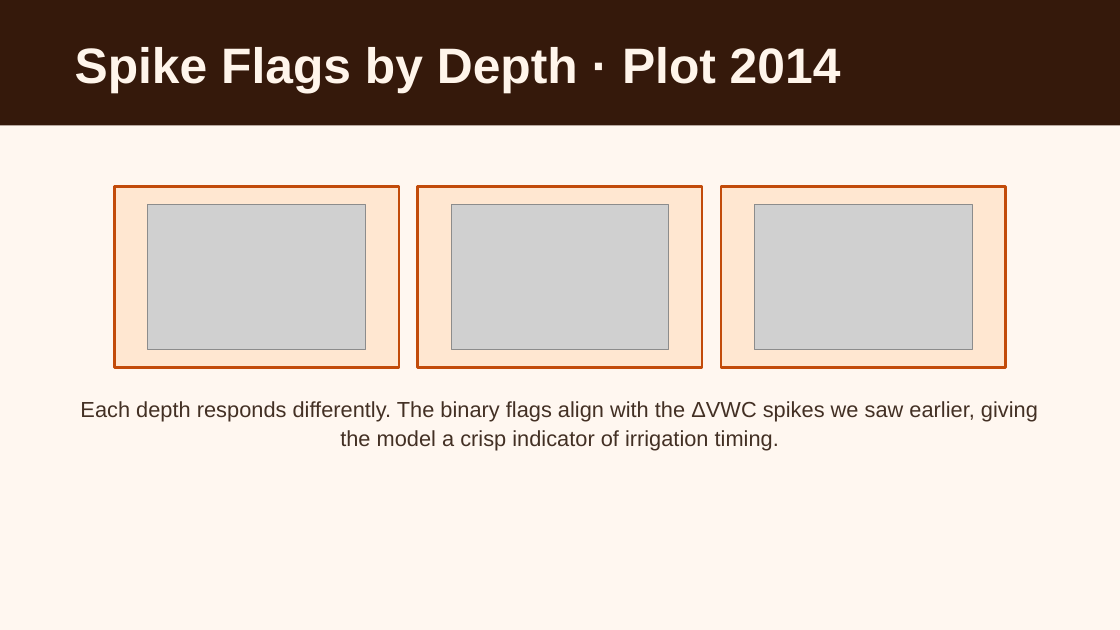
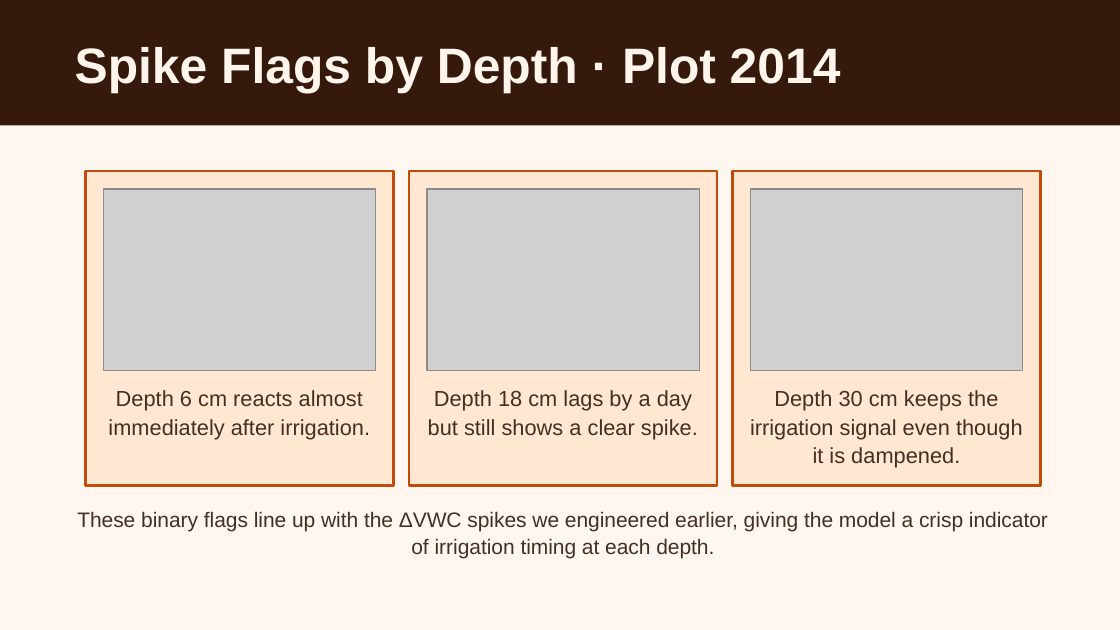
Before and after one commit to Bryan-Nsoh/slide-maker, a slide deck: slide 17 of workspace/presentations/eda-lstm-vwc-prediction.pptx. Drawn at 1120x630 pixels with LibreOffice and Linux fonts; fonts in the diff are those of the drawing; grey boxes stand for pictures. Boxes give left, top, right and bottom in pixels: in the first picture for what was removed or moved away, otherwise in the second. Text is boxed around its words. In the diff, an @@ line names an element or a change of style, - is before the commit and + after.

```diff
--- a/workspace/presentations/eda-lstm-vwc-prediction.pptx
+++ b/workspace/presentations/eda-lstm-vwc-prediction.pptx
@@ rectangle: place and size @@
-rectangle at box(114, 187, 399, 368)
+rectangle at box(85, 171, 393, 486)
@@ rectangle: place and size @@
-rectangle at box(418, 187, 702, 368)
+rectangle at box(409, 171, 717, 486)
@@ rectangle: place and size @@
-rectangle at box(721, 187, 1006, 368)
+rectangle at box(732, 171, 1040, 486)
@@ picture: place and size @@
-picture at box(148, 205, 365, 351)
+picture at box(103, 189, 375, 371)
@@ picture: place and size @@
-picture at box(451, 205, 669, 351)
+picture at box(427, 189, 699, 371)
@@ picture: place and size @@
-picture at box(755, 205, 972, 351)
+picture at box(750, 189, 1023, 371)
@@ text added at box(108, 390, 370, 439), 14 pt, text #433024 @@
+Depth 6 cm reacts almost immediately after irrigation.
@@ text added at box(428, 390, 698, 439), 14 pt, text #433024 @@
+Depth 18 cm lags by a day but still shows a clear spike.
@@ text added at box(750, 390, 1023, 468), 14 pt, text #433024 @@
+Depth 30 cm keeps the irrigation signal even though it is dampened.
@@ text at box(77, 511, 1048, 559): text changed; size 14 to 13.5 pt @@
-Each depth responds differently. The binary flags align with the ΔVWC spikes we saw earlier, giving the model a crisp indicator of irrigation timing.
+These binary flags line up with the ΔVWC spikes we engineered earlier, giving the model a crisp indicator of irrigation timing at each depth.
```
Also in this commit, not shown: 4 other slides changed, 1 slide added, 1 slide removed, 7 other files.
